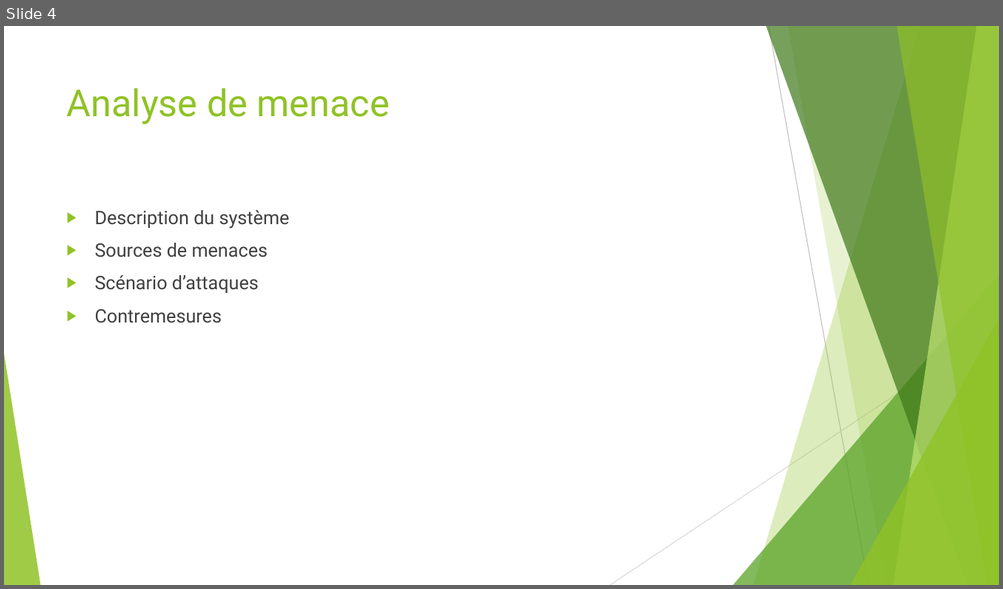
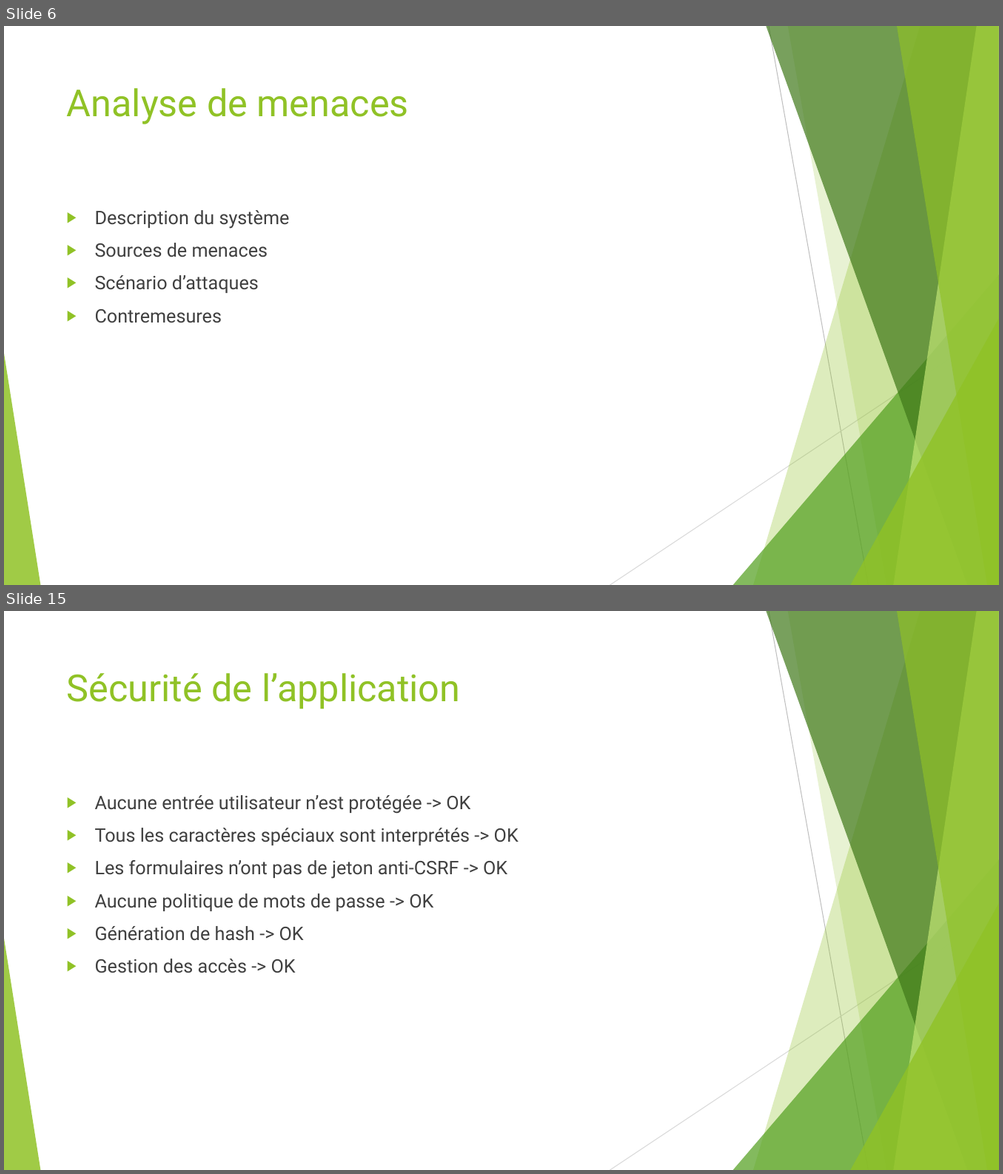
Before and after one commit to asuto4ka/html, a slide deck: Présentation/STI_Schowing_Zharkova.pptx. Shown one above the other, each under a label of ours: slide 4 before the commit, slides 6 and 15 after it; the slides between them are not shown. The pictures are 1003x589 and 1003x1174 pixels, drawn with LibreOffice and Linux fonts; fonts in the diff are those of the drawing. Boxes give left, top, right and bottom in pixels: in the first picture for what was removed or moved away, otherwise in the second. Text is boxed around its words. In the diff, an @@ line names an element or a change of style, - is before the commit and + after.

```diff
--- a/Présentation/STI_Schowing_Zharkova.pptx
+++ b/Présentation/STI_Schowing_Zharkova.pptx
@@ slide 15 added at bbox=[4, 611, 999, 1170], background #FFFFFF; not listed: 10 template elements that a slide beside it also shows @@
@@ title added at bbox=[67, 673, 461, 709], 36 pt, text #90C226 @@
+Sécurité de l’application
@@ text added at bbox=[95, 795, 518, 974], 18 pt, text #404040 @@
+▶ Aucune entrée utilisateur n’est protégée -> OK
+▶ Tous les caractères spéciaux sont interprétés -> OK
+▶ Les formulaires n’ont pas de jeton anti-CSRF -> OK
+▶ Aucune politique de mots de passe -> OK
+▶ Génération de hash -> OK
+▶ Gestion des accès -> OK
@@ what was slide 4 is now slide 6 @@
@@ slide 6 changed as well @@
@@ title at bbox=[67, 88, 409, 124]: text changed @@
-Analyse de menace
+Analyse de menaces
```
Also in this commit, not shown: 2 other slides changed, 16 other slides added.
